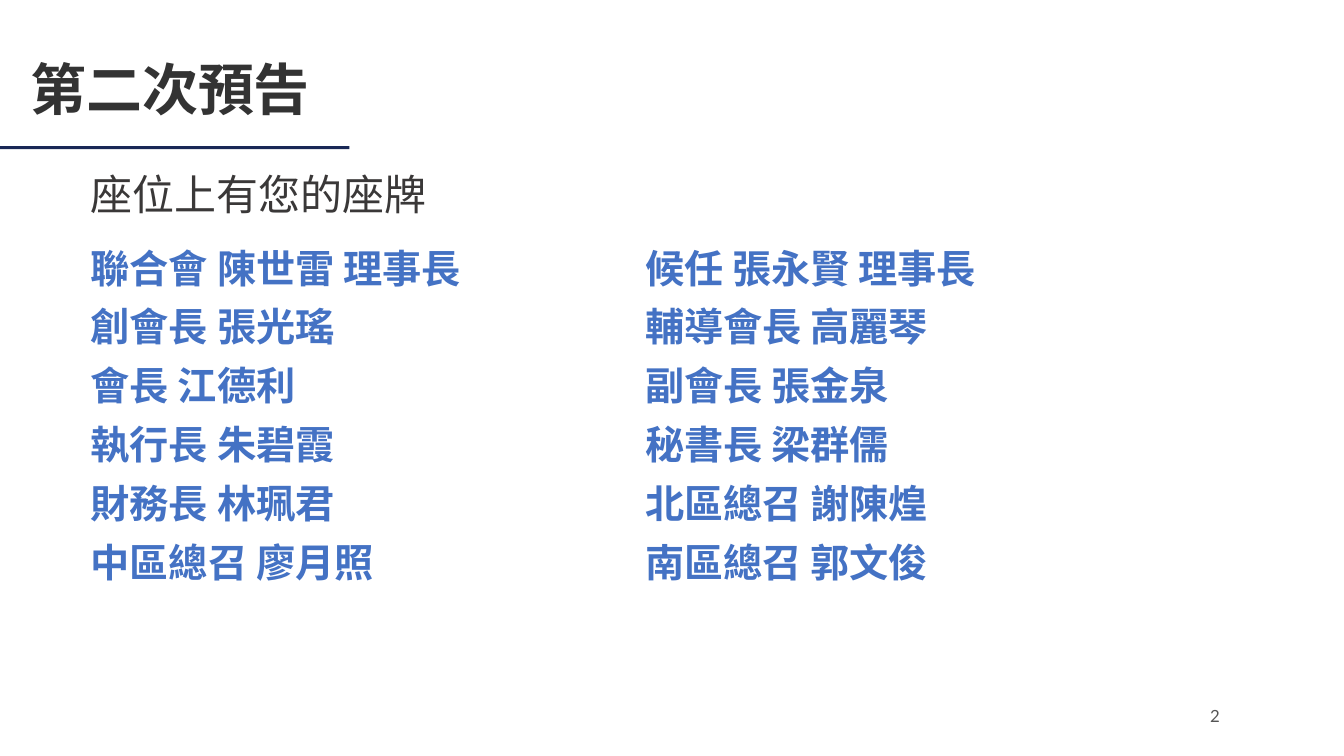
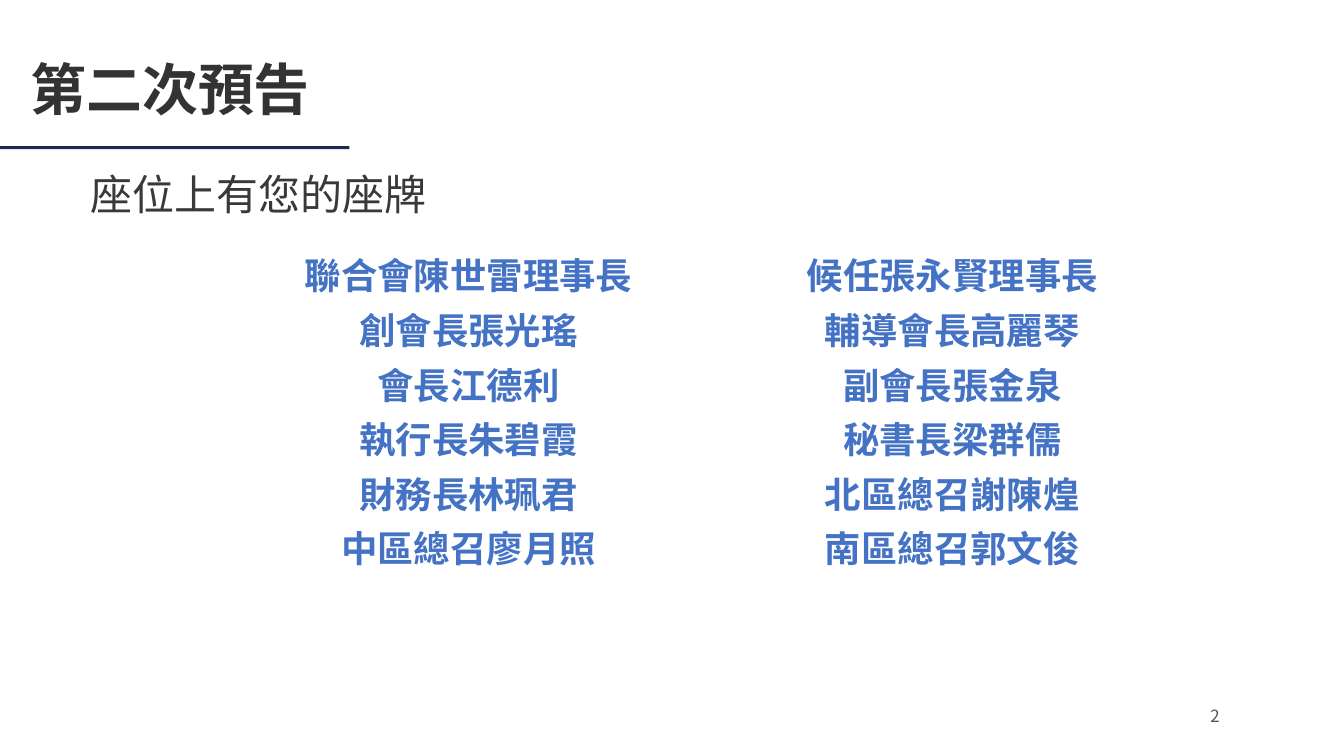
Before and after one commit to Ericliang680928/IAA, a slide deck: slide 2 of 20261204/agm/IAA會員大會簡報_20261204.pptx. Drawn at 1344x756 pixels with LibreOffice and Linux fonts; fonts in the diff are those of the drawing; background and template pictures are left out. Boxes give left, top, right and bottom in pixels: in the first picture for what was removed or moved away, otherwise in the second. Text is boxed around its words. In the diff, an @@ line names an element or a change of style, - is before the commit and + after.

```diff
--- a/20261204/agm/IAA會員大會簡報_20261204.pptx
+++ b/20261204/agm/IAA會員大會簡報_20261204.pptx
@@ text at (305,258,633,293): text changed; size 28 to 26 pt; font Lato to Noto Sans CJK SC @@
-聯合會 陳世雷 理事長
+聯合會陳世雷理事長
@@ text at (807,258,1098,293): text changed; size 28 to 26 pt; font Lato to Noto Sans CJK SC @@
-候任 張永賢 理事長
+候任張永賢理事長
@@ text at (359,313,577,348): text changed; size 28 to 26 pt; font Lato to Noto Sans CJK SC @@
-創會長 張光瑤
+創會長張光瑤
@@ text at (825,313,1080,348): text changed; size 28 to 26 pt; font Lato to Noto Sans CJK SC @@
-輔導會長 高麗琴
+輔導會長高麗琴
@@ text at (378,368,560,403): text changed; size 28 to 26 pt; font Lato to Noto Sans CJK SC @@
-會長 江德利
+會長江德利
@@ text at (843,368,1061,403): text changed; size 28 to 26 pt; font Lato to Noto Sans CJK SC @@
-副會長 張金泉
+副會長張金泉
@@ text at (359,422,577,457): text changed; size 28 to 26 pt; font Lato to Noto Sans CJK SC @@
-執行長 朱碧霞
+執行長朱碧霞
@@ text at (843,422,1061,457): text changed; size 28 to 26 pt; font Lato to Noto Sans CJK SC @@
-秘書長 梁群儒
+秘書長梁群儒
@@ text at (359,477,577,512): text changed; size 28 to 26 pt; font Lato to Noto Sans CJK SC @@
-財務長 林珮君
+財務長林珮君
@@ text at (825,477,1080,512): text changed; size 28 to 26 pt; font Lato to Noto Sans CJK SC @@
-北區總召 謝陳煌
+北區總召謝陳煌
@@ text at (341,530,596,566): text changed; size 28 to 26 pt; font Lato to Noto Sans CJK SC @@
-中區總召 廖月照
+中區總召廖月照
@@ text at (825,531,1080,566): text changed; size 28 to 26 pt; font Lato to Noto Sans CJK SC @@
-南區總召 郭文俊
+南區總召郭文俊
```
Also in this commit, not shown: 36 other slides changed, 3 other files.
